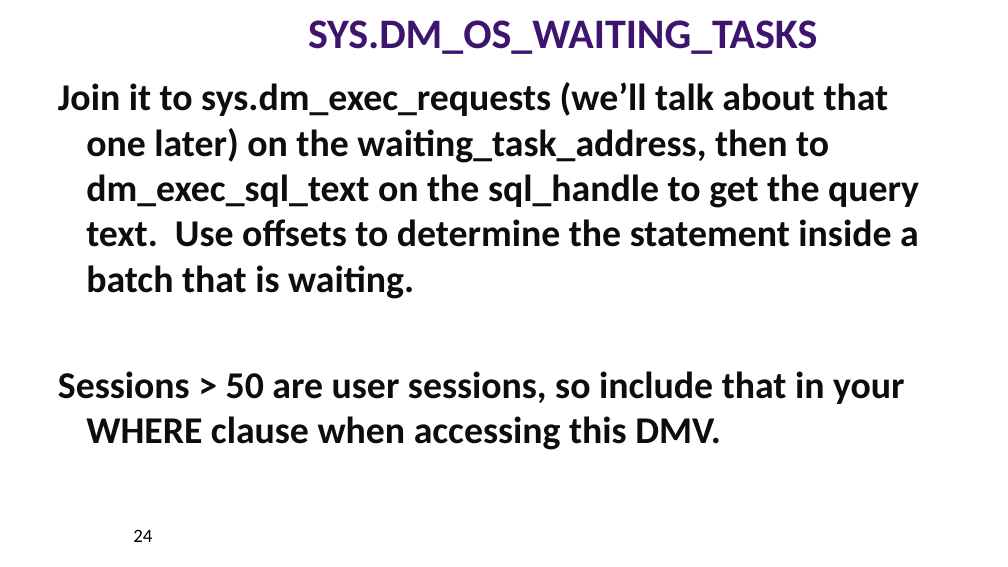
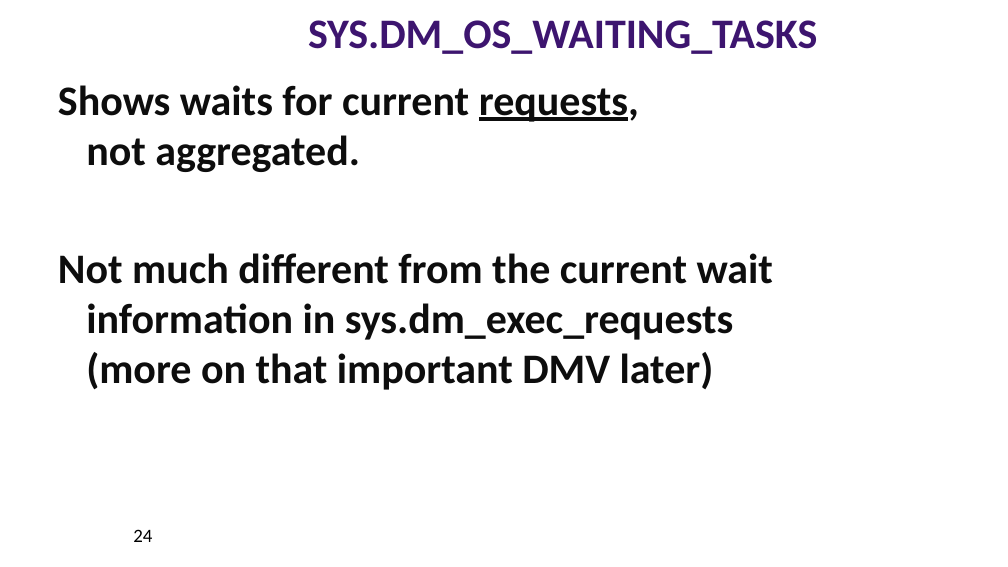
Before and after one commit to williamadba/Public-Presentations, a slide deck: slide 24 of SQLSat Pensacola 2019/DBA Best Practices with DMVs.pptx. Drawn at 1008x567 pixels with LibreOffice and Linux fonts; fonts in the diff are those of the drawing. Boxes give left, top, right and bottom in pixels: in the first picture for what was removed or moved away, otherwise in the second. Text is boxed around its words. In the diff, an @@ line names an element or a change of style, - is before the commit and + after.

```diff
--- a/SQLSat Pensacola 2019/DBA Best Practices with DMVs.pptx
+++ b/SQLSat Pensacola 2019/DBA Best Practices with DMVs.pptx
@@ text at (x1=58, y1=85, x2=773, y2=390): text changed; size 36 to 40 pt @@
-Join it to sys.dm_exec_requests (we’ll talk about that one later) on the waiting_task_address, then to dm_exec_sql_text on the sql_handle to get the query text. Use offsets to determine the statement inside a batch that is waiting.
-Sessions > 50 are user sessions, so include that in your WHERE clause when accessing this DMV.
+Shows waits for current requests,
+not aggregated.
+Not much different from the current wait information in sys.dm_exec_requests
+(more on that important DMV later)
```
Also in this commit, not shown: 24 other slides changed, 2 slides added, 2 slides removed.
